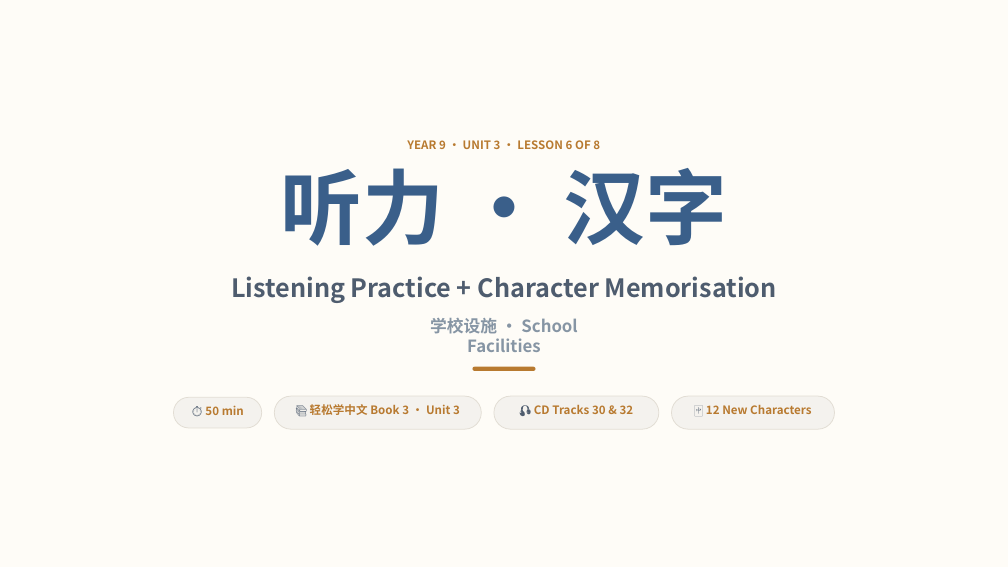
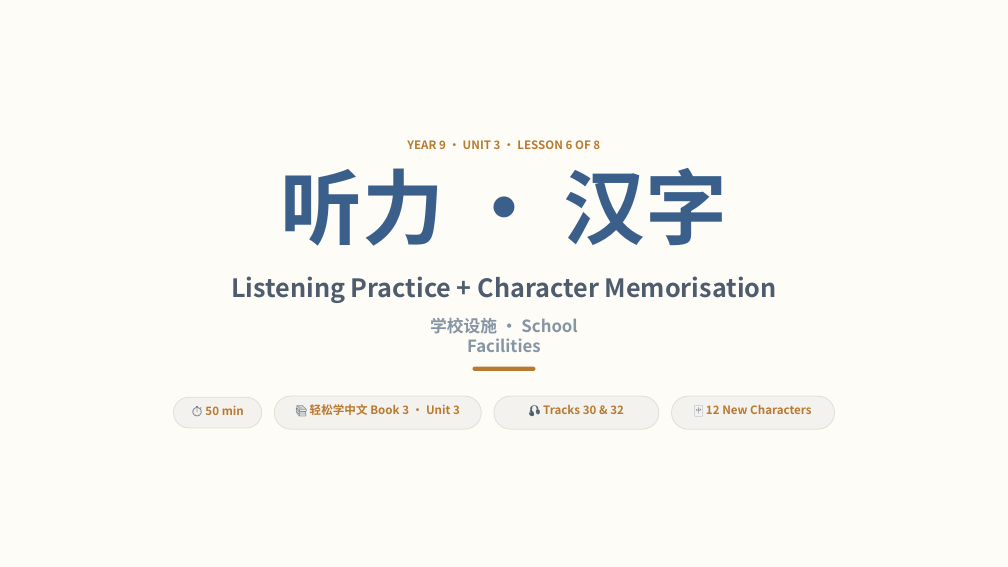
Before and after one commit to luojiahai/deck, a slide deck: slide 1 of index/designs/y9-l8/l6-listening-characters/l6-listening-characters.pptx. Drawn at 1008x567 pixels with LibreOffice and Linux fonts; fonts in the diff are those of the drawing. Boxes give left, top, right and bottom in pixels: in the first picture for what was removed or moved away, otherwise in the second. Text is boxed around its words. In the diff, an @@ line names an element or a change of style, - is before the commit and + after.

```diff
--- a/index/designs/y9-l8/l6-listening-characters/l6-listening-characters.pptx
+++ b/index/designs/y9-l8/l6-listening-characters/l6-listening-characters.pptx
@@ text at <box>543,405,624,414</box>: text changed @@
-🎧 CD Tracks 30 & 32
+🎧 Tracks 30 & 32
```
Also in this commit, not shown: 2 other slides changed, 10 other files.
